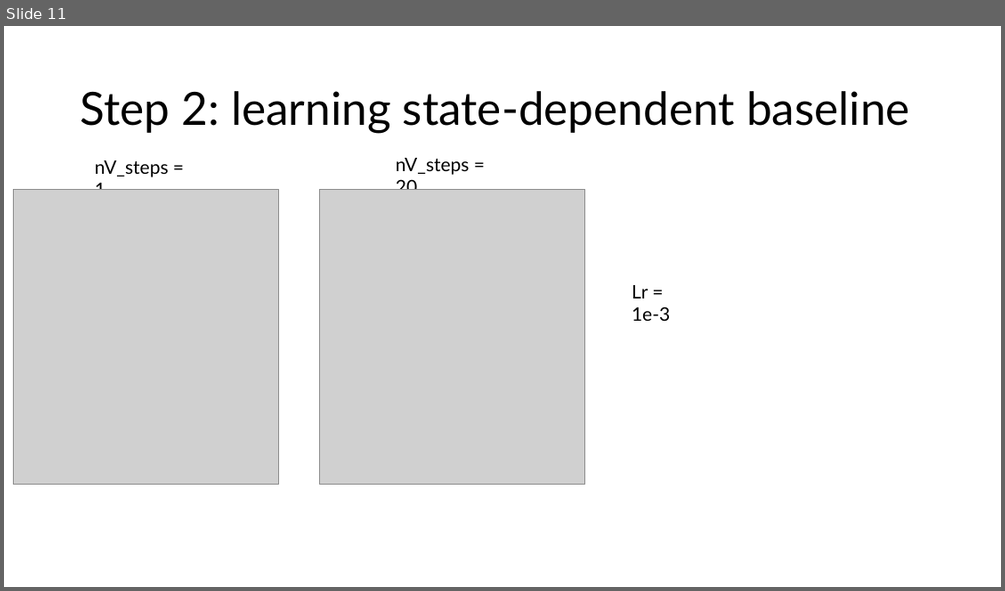
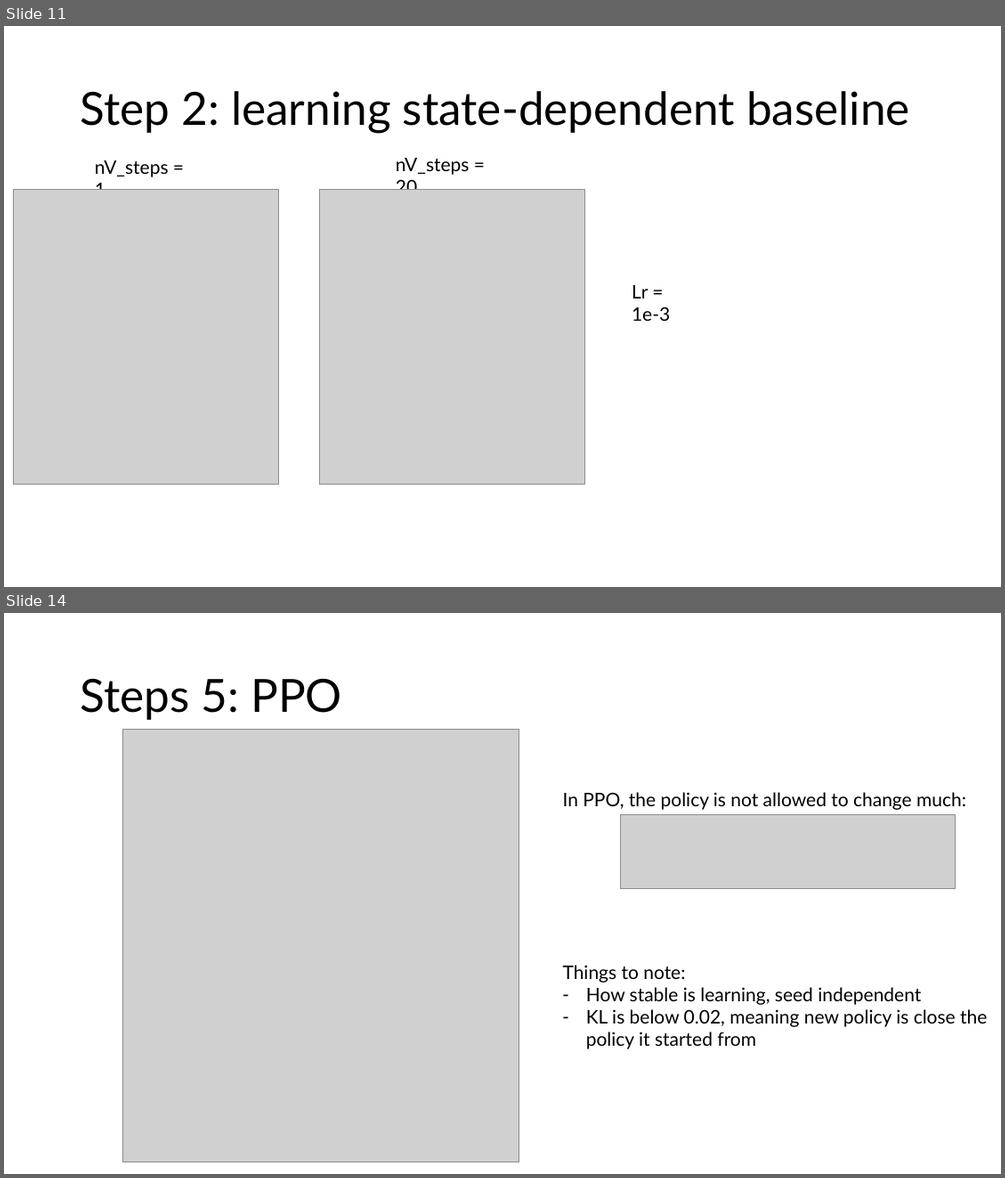
Before and after one commit to PashaDolgirev/optical-PPO, a slide deck: CartPole_results/RL_REINFORCE_PPO.pptx. Shown one above the other, each under a label of ours: slide 11 before the commit, slides 11 and 14 after it; the slides between them are not shown. The pictures are 1005x591 and 1005x1178 pixels, drawn with LibreOffice and Linux fonts; fonts in the diff are those of the drawing; grey boxes stand for pictures. Boxes give left, top, right and bottom in pixels: in the first picture for what was removed or moved away, otherwise in the second. Text is boxed around its words. In the diff, an @@ line names an element or a change of style, - is before the commit and + after.

```diff
--- a/CartPole_results/RL_REINFORCE_PPO.pptx
+++ b/CartPole_results/RL_REINFORCE_PPO.pptx
@@ slide 14 added at (4,613,1001,1174), background #FFFFFF @@
@@ title added at (80,678,342,720), 44 pt, text #000000 @@
+Steps 5: PPO
@@ picture added at (122,729,518,1162) @@
@@ text added at (563,792,966,810), 18 pt, text #000000 @@
+In PPO, the policy is not allowed to change much:
@@ picture added at (620,815,955,888) @@
@@ text added at (563,965,987,1049), 18 pt, text #000000 @@
+Things to note:
+– How stable is learning, seed independent
+– KL is below 0.02, meaning new policy is close the policy it started from
```
Also in this commit, not shown: 6 slides changed, 2 other slides added, 16 other files.
